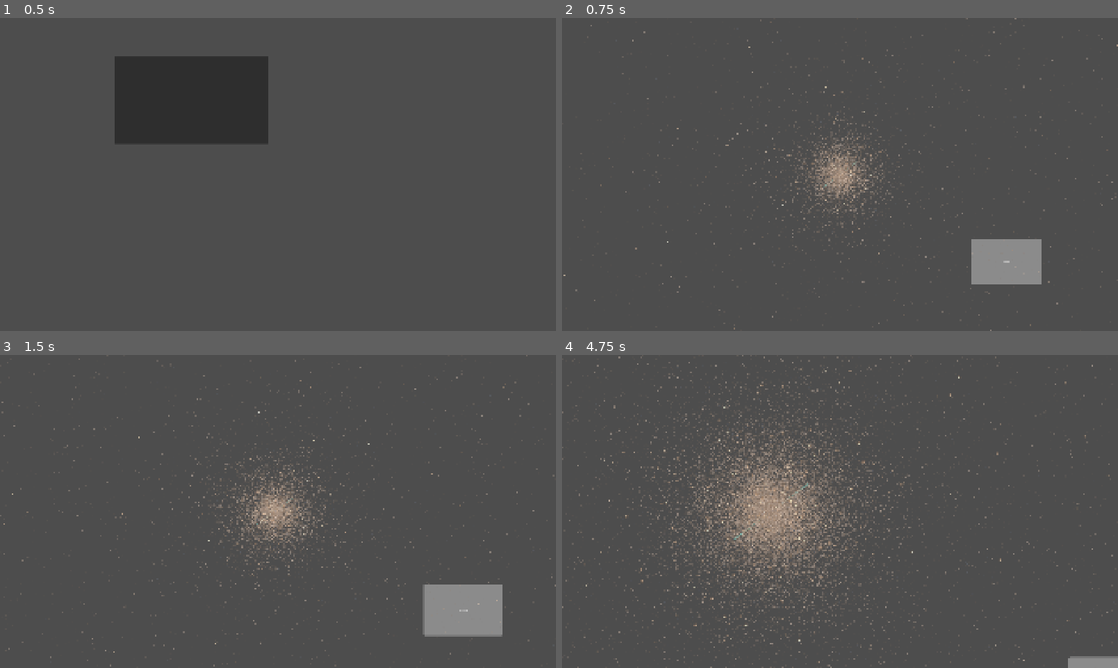
Above: before the commit, frames 1-4 (two rows, left to right).
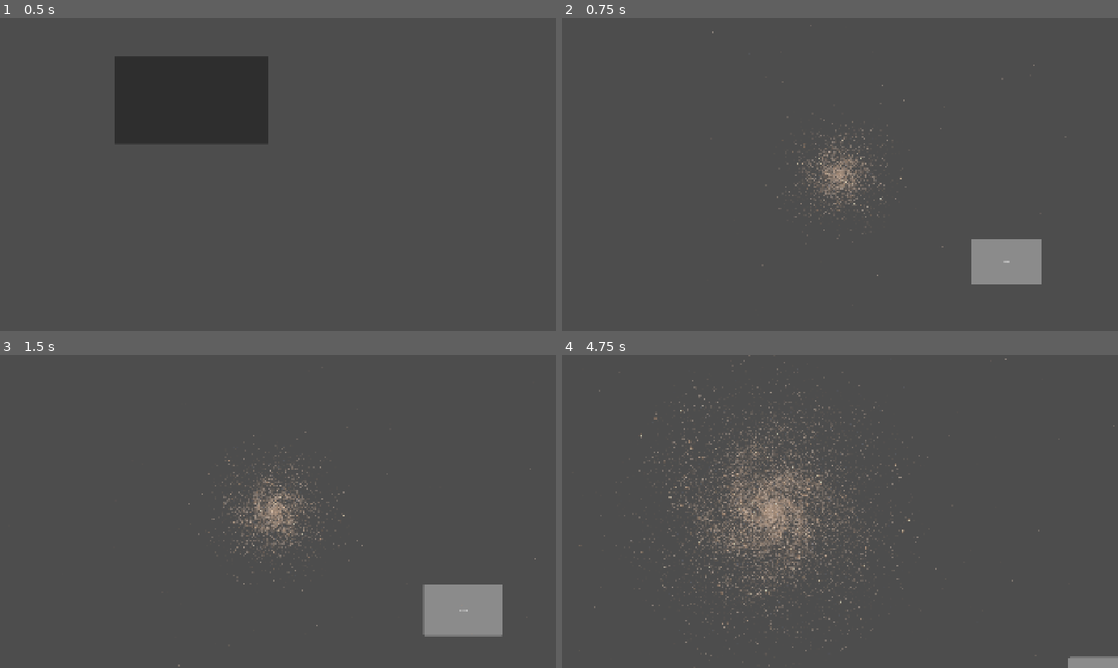
Above: after the commit, the same moments.

Repository: anzac9425/project-universe-hardcore-4x
Game: Godot game, scene res://scenes/Main.tscn
Same seed, same stepped clock (60 frames per second), same inputs: the game is played once before the commit and once after it.
Inputs (mouse positions are in pixels of both pictures, inside the frame that each line leads up to):
- Up to frame 1 (0.5 s): no input
- Up to frame 2 (0.75 s): click (751, 99) at 0.5 s
- Up to frame 3 (1.5 s): tap Enter at 1.25 s; move the mouse to (400, 495) at 1.27 s; hold D from 1.28 s (still down); hold Z from 1.28 s (still down); click (400, 495) at 1.42 s
- Up to frame 4 (4.75 s): release D at 2 s; release Z at 2 s; drag from (728, 527) to (812, 574) at 2.02 s; tap Space at 2.75 s; move the mouse to (895, 442) at 2.77 s; hold D 2.78-3.5 s; hold Z 2.78-3.5 s; drag from (812, 574) to (673, 464) at 3.52 s; tap Enter at 4.25 s; move the mouse to (1006, 558) at 4.27 s; hold A from 4.28 s (still down); hold Z from 4.28 s (still down)

Frame 1 is identical in both runs. In frame 2, 1.9% of the frame differs, in the area x 0-100%, y 0-100%; in frame 3, 2.4%; in frame 4, 7.9%.

Commit message:
202604050134

Diff:
--- a/scripts/scenes/MainMenu/main_menu.gd
+++ b/scripts/scenes/MainMenu/main_menu.gd
@@ -1,8 +1,8 @@
 extends Node2D
 
-@export var base_seed: int = 112219
-# 1122: 61.63MW,
-@export var base_n_star: int = 10_00
+@export var base_seed: int = 112219173
+# 1122: 61.63MW, 11221917: 0.017MW
+@export var base_n_star: int = 100_000
 
 func _on_start_button_pressed() -> void:
 	var config = GameConfig.new()
Not shown, changed: README.md
